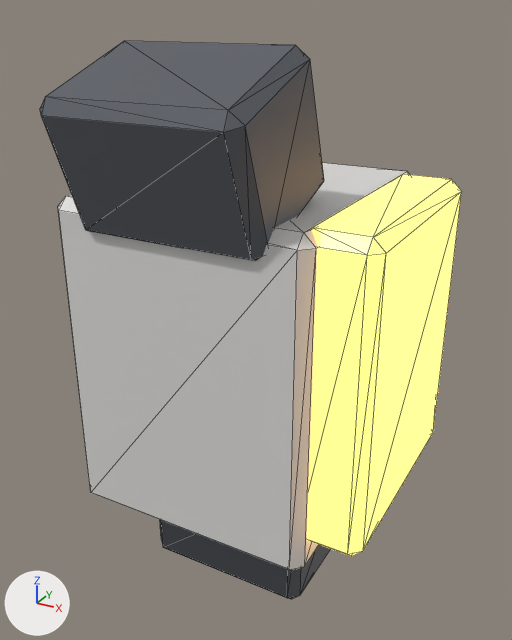
Before and after pictures for a commit that changed the glTF model scenes/mecha/parts/arm_right/tankhead_arm_right_lower.glb.
Camera for both pictures: a camera (50 mm lens) standing at (0.469, -0.811, 0.166) and looking at (0.023, -0.001, -0.239). Arrows for +X, +Y and +Z are at lower left; the lights stay in place. The older version comes first. Mesh edges are drawn as thin lines. Vertices at exactly the same position are counted once.

The older version as bpy lines, for what is in view:
```python
me_cube_004 = bpy.data.meshes.new('Cube.004')
me_cube_004.from_pydata(...)  # 96 vertices, 176 faces; spans x -0.18..0.25, y -0.23..0.21, z -0.67..0.13
# faces by material slot: [88, 44, 44]
me_cube_004.materials.append(mat_tankhead_dark)  # dark grey #61656c
me_cube_004.materials.append(mat_tankhead_armor)  # light grey #e2e1de
me_cube_004.materials.append(mat_tankhead_sensor)  # orange #fabf59, glowing orange #ffc25b
ob_tankhead_arm_right_lower = bpy.data.objects.new('tankhead_arm_right_lower', me_cube_004)
ob_tankhead_arm_right_lower.location = (0.0, 0.0, 0.0)
```
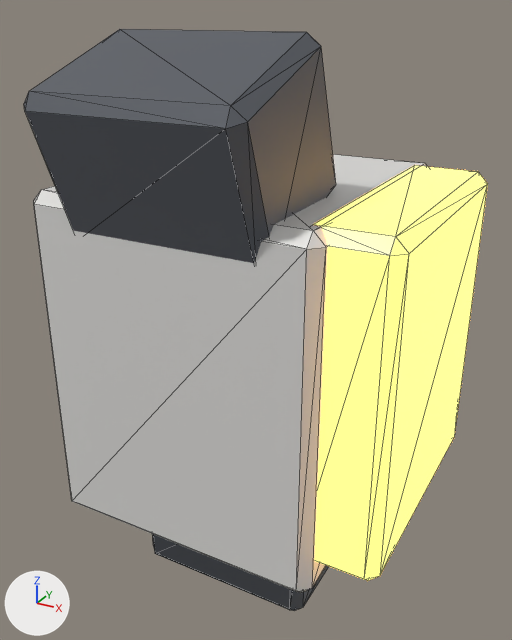
Diff of the bpy script that builds the scene:
```diff
--- a/scenes/mecha/parts/arm_right/tankhead_arm_right_lower.glb.py
+++ b/scenes/mecha/parts/arm_right/tankhead_arm_right_lower.glb.py
@@ me_cube_004 @@
 # used by ob_tankhead_arm_right_lower; location = (0.0, 0.0, 0.0)
-me_cube_004.from_pydata(...)  # 96 vertices, 176 faces; spans x -0.18..0.25, y -0.23..0.21, z -0.67..0.13
+me_cube_004.from_pydata(...)  # 96 vertices, 176 faces; spans x -0.2..0.28, y -0.243..0.23, z -0.68..0.143
+# me_cube_004 part 1: the loose piece of 24 vertices spanning x -0.13..0.13, y -0.07..0.19, z -0.67..-0.45 is scaled about its middle by (1.08, 1.08, 1.1)
+# me_cube_004 part 2: 72 of 96 vertices moved; they spanned x -0.18..0.25, y -0.23..0.21, z -0.51..0.13 and now span x -0.2..0.28, y -0.243..0.23, z -0.52..0.143; mean shift (0.007, 0.0, 0.0); largest move (0.235, -0.135, -0.47) -> (0.265, -0.155, -0.48)
 me_cube_004.materials.append(mat_tankhead_dark)
```

Boxes [x1, y1, x2, y2] around the edits, measured in the pictures (512 x 640 px; the box of a moved part takes in the faces that stretch with it):
'tankhead_arm_right_lower', reshaped (10% wider)
    before: [40, 41, 461, 599]
    after: [24, 29, 488, 611]
part 1 of me_cube_004, moved or reshaped
    before: [160, 520, 330, 599]
    after: [152, 534, 329, 611]
part 2 of me_cube_004, moved or reshaped
    before: [40, 41, 461, 571]
    after: [24, 29, 488, 593]
